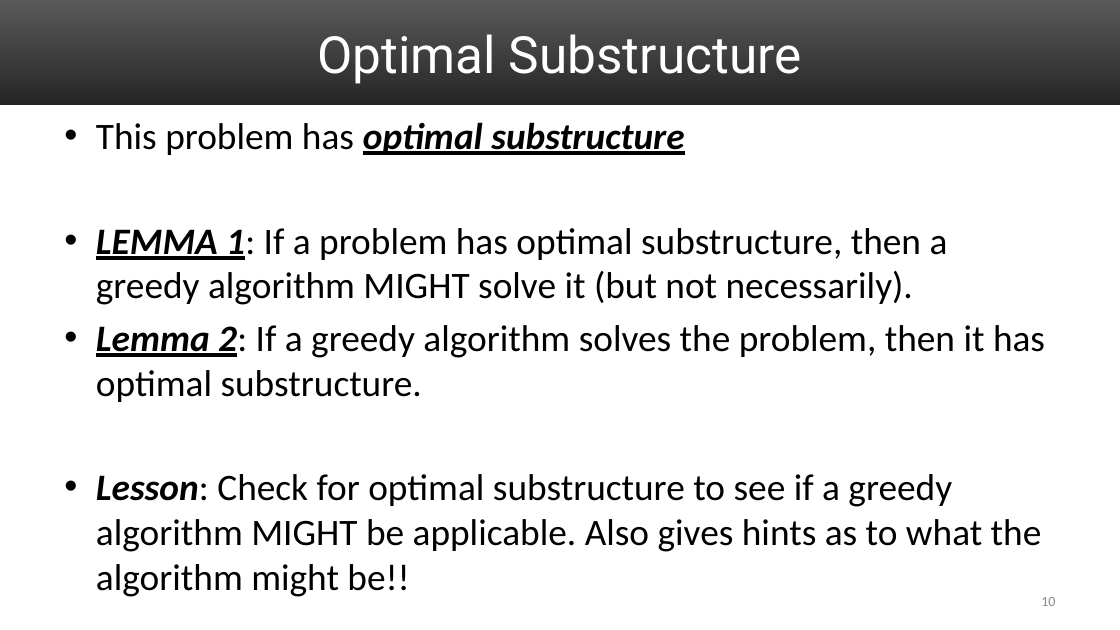
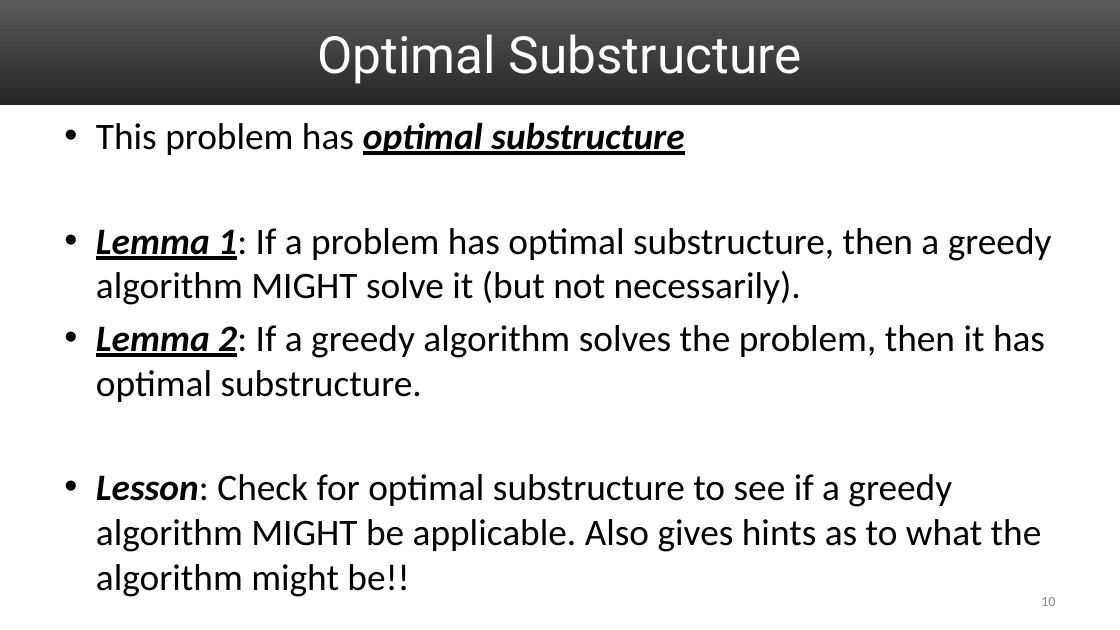
Before and after one commit to uva-cs/cs4102-f21, a slide deck: slide 10 of slides/GreedyAlgorithms_1.pptx. Drawn at 1120x630 pixels with LibreOffice and Linux fonts; fonts in the diff are those of the drawing. Boxes give left, top, right and bottom in pixels: in the first picture for what was removed or moved away, otherwise in the second. Text is boxed around its words. In the diff, an @@ line names an element or a change of style, - is before the commit and + after.

Commit message:
updates to first set of Greedy slides

```diff
--- a/slides/GreedyAlgorithms_1.pptx
+++ b/slides/GreedyAlgorithms_1.pptx
@@ text at (96, 228, 1052, 305): text changed @@
-• LEMMA 1: If a problem has optimal substructure, then a greedy algorithm MIGHT solve it (but not necessarily).
+• Lemma 1: If a problem has optimal substructure, then a greedy algorithm MIGHT solve it (but not necessarily).
```
Also in this commit, not shown: 3 other slides changed, 14 slides added, 4 other files.
